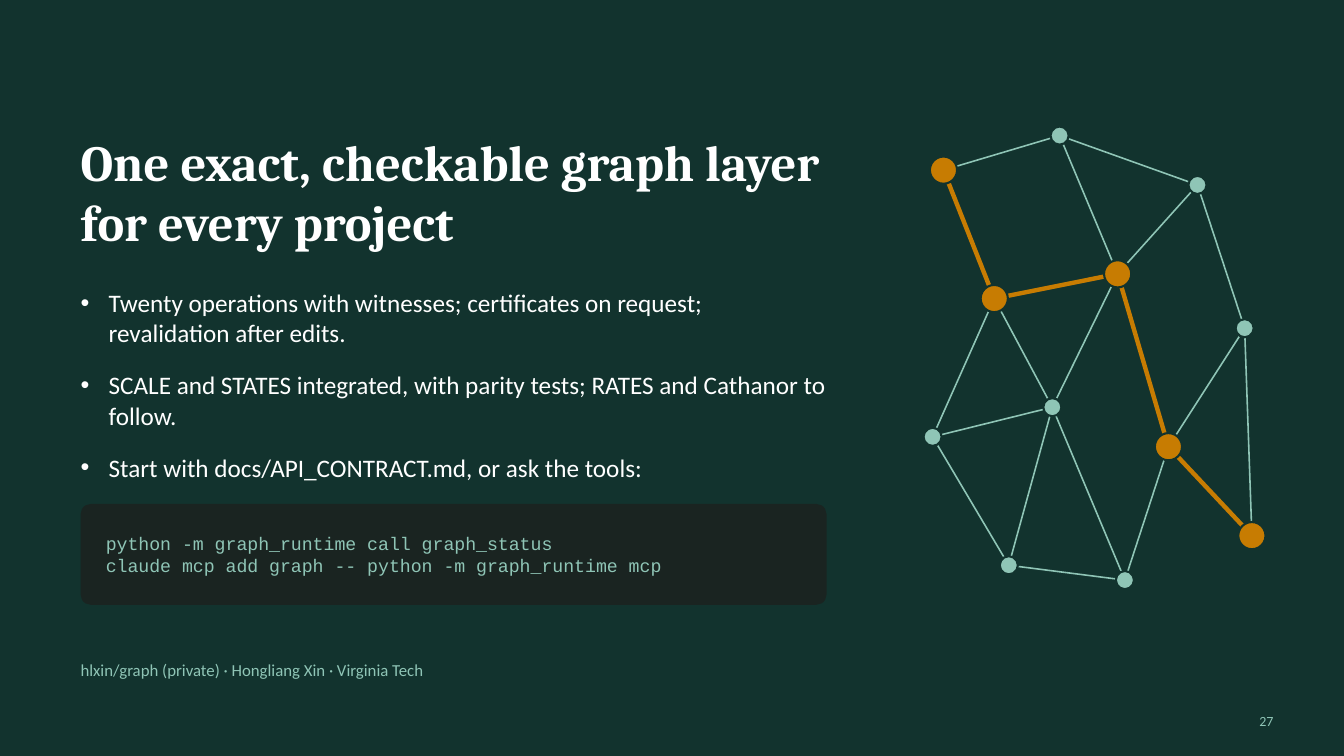
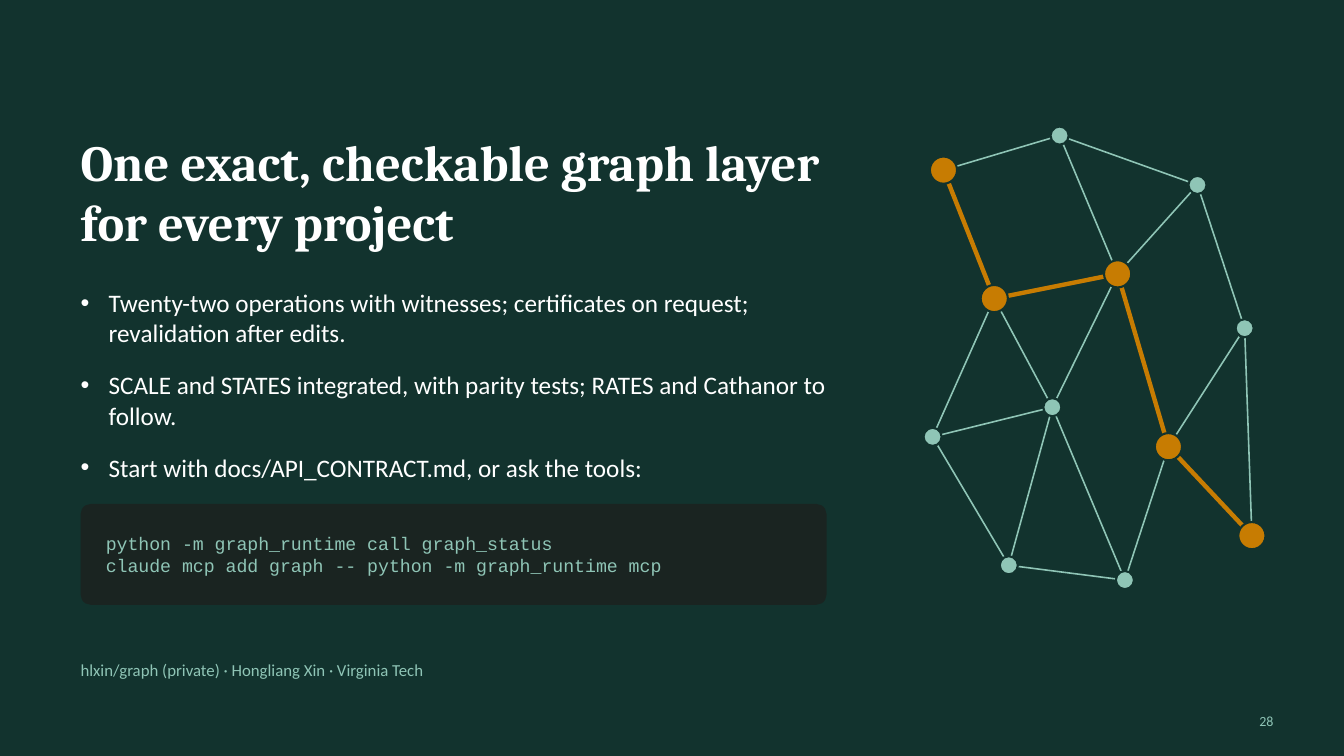
Before and after one commit to hlxin/graph, a slide deck: slide 28 of docs/GRAPH_slides.pptx (slide 27 before the commit). Drawn at 1344x756 pixels with LibreOffice and Linux fonts; fonts in the diff are those of the drawing. Boxes give left, top, right and bottom in pixels: in the first picture for what was removed or moved away, otherwise in the second. Text is boxed around its words. In the diff, an @@ line names an element or a change of style, - is before the commit and + after.

```diff
--- a/docs/GRAPH_slides.pptx
+++ b/docs/GRAPH_slides.pptx
@@ text at bbox=[109, 294, 749, 342]: text changed @@
-• Twenty operations with witnesses; certificates on request; revalidation after edits.
+• Twenty-two operations with witnesses; certificates on request; revalidation after edits.
@@ page number at bbox=[1259, 716, 1273, 726]: text changed @@
-27
+28
```
Also in this commit, not shown: 10 other slides changed, 1 slide added, 3 other files.
